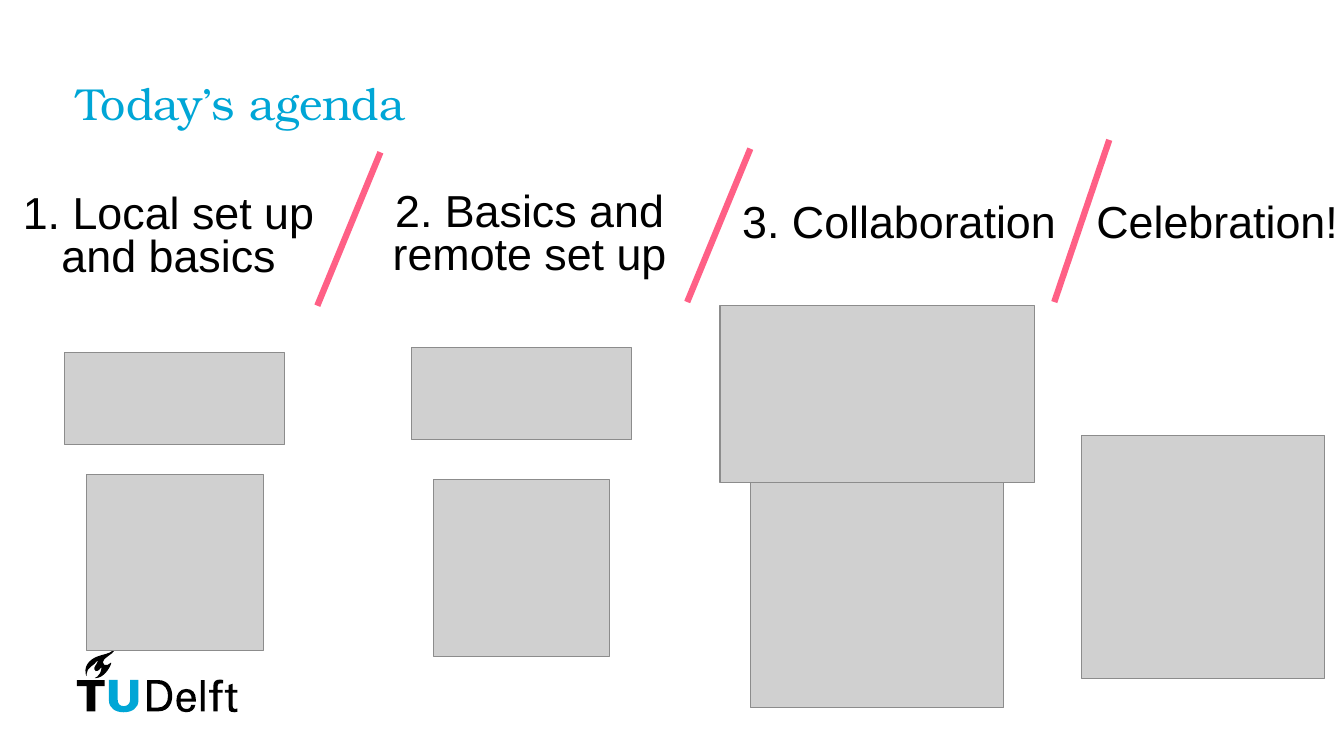
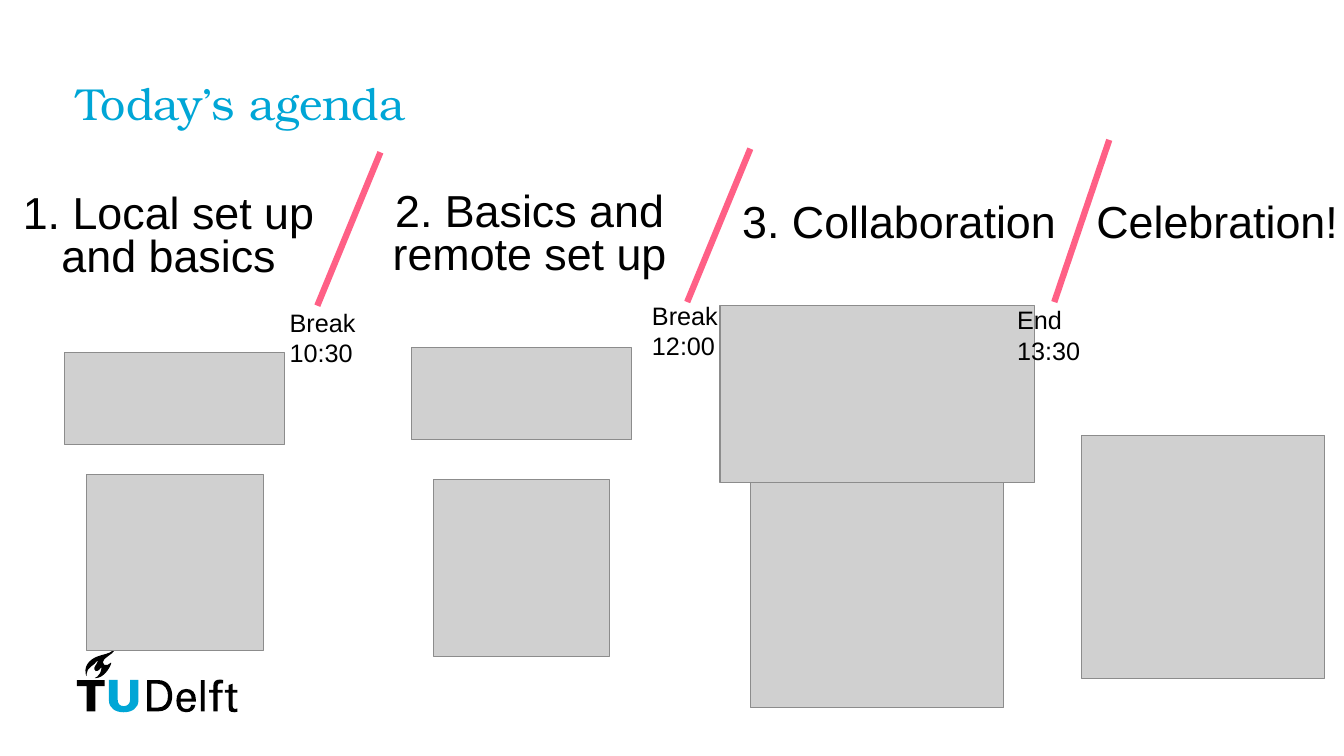
Before and after one commit to 4TUResearchData-Carpentries/software_carpentry_instructors, a slide deck: slide 9 of git_instructor_materials/SWC - Git - Alexander G.pptx (slide 8 before the commit). Drawn at 1344x756 pixels with LibreOffice and Linux fonts; fonts in the diff are those of the drawing; grey boxes stand for pictures. Boxes give left, top, right and bottom in pixels: in the first picture for what was removed or moved away, otherwise in the second. Text is boxed around its words. In the diff, an @@ line names an element or a change of style, - is before the commit and + after.

```diff
--- a/git_instructor_materials/SWC - Git - Alexander G.pptx
+++ b/git_instructor_materials/SWC - Git - Alexander G.pptx
@@ text added at box(290, 313, 356, 363), 18 pt, text #000000 @@
+Break
+10:30
@@ text added at box(652, 306, 718, 356), 18 pt, text #000000 @@
+Break
+12:00
@@ text added at box(1017, 309, 1080, 365), 18 pt, text #000000 @@
+End
+13:30
```
Also in this commit, not shown: 2 other slides changed, 1 slide added.
